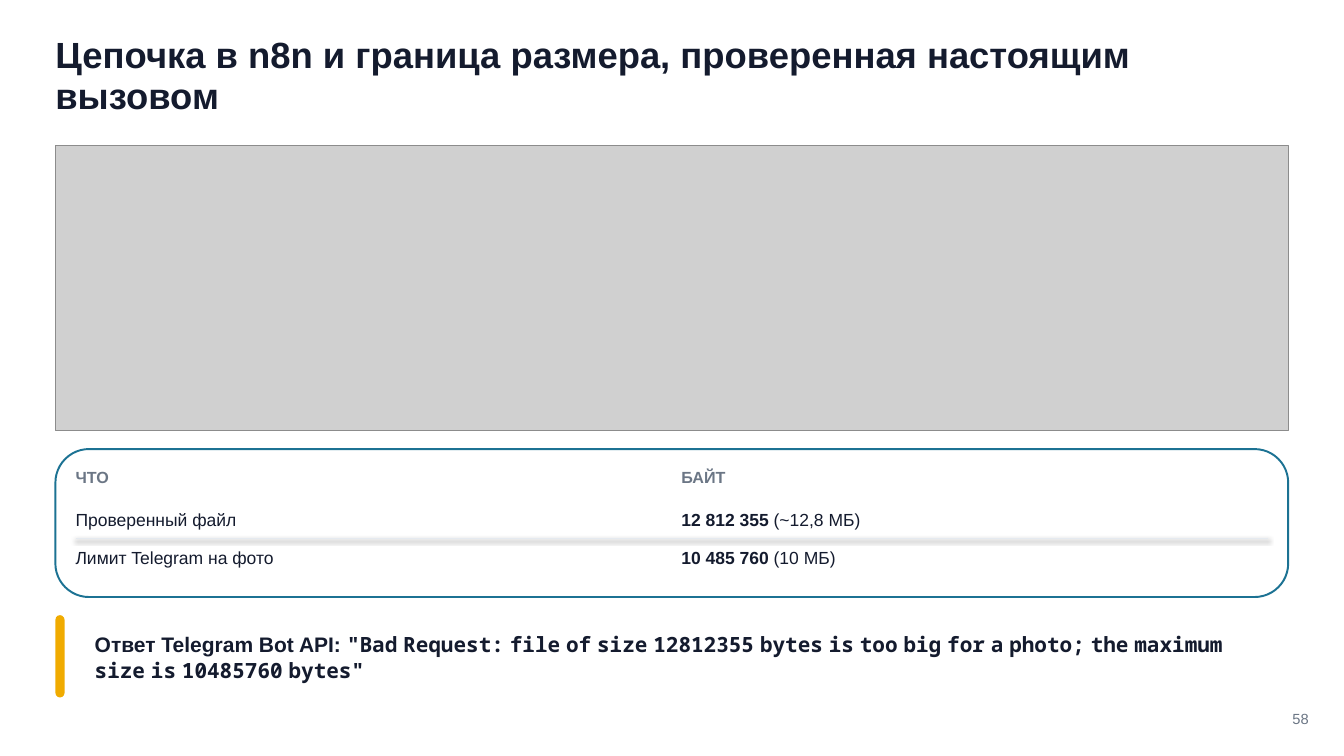
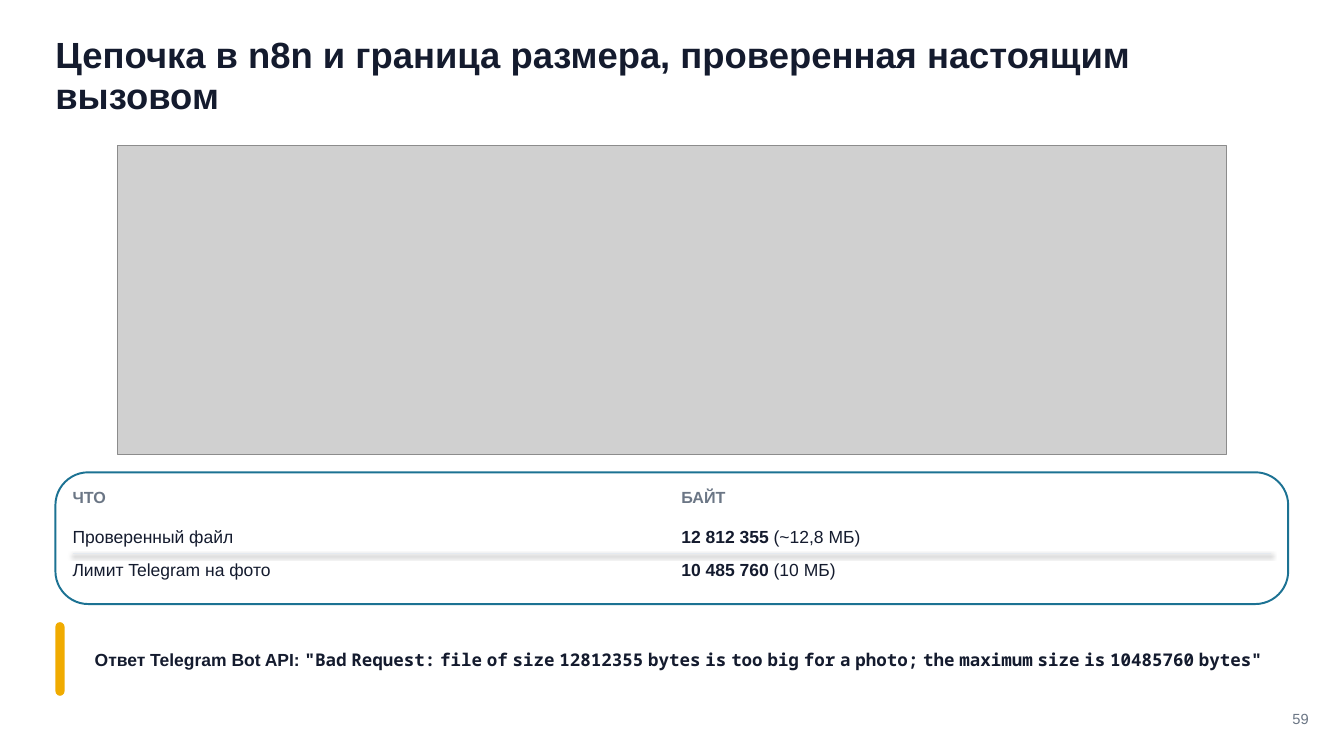
Before and after one commit to tellina-study/AI-usage-lessons, a slide deck: slide 59 of library/seminars/sem-08/rendered/sem-08.pptx (slide 58 before the commit). Drawn at 1344x756 pixels with LibreOffice and Linux fonts; fonts in the diff are those of the drawing; grey boxes stand for pictures. Boxes give left, top, right and bottom in pixels: in the first picture for what was removed or moved away, otherwise in the second. Text is boxed around its words. In the diff, an @@ line names an element or a change of style, - is before the commit and + after.

```diff
--- a/library/seminars/sem-08/rendered/sem-08.pptx
+++ b/library/seminars/sem-08/rendered/sem-08.pptx
@@ picture: place and size @@
-picture at <box>55,145,1289,431</box>
+picture at <box>118,145,1227,454</box>
@@ rounded rectangle: place and size @@
-rounded rectangle at <box>55,450,1289,598</box>
+rounded rectangle at <box>55,473,1289,605</box>
@@ rounded rectangle at <box>55,473,1289,605</box>: proportions changed @@
@@ text "ЧТО": place and size @@
-text "ЧТО" at <box>76,472,109,483</box>
+text "ЧТО" at <box>73,492,106,503</box>
@@ text "БАЙТ": place and size @@
-text "БАЙТ" at <box>681,470,725,483</box>
+text "БАЙТ" at <box>681,490,725,503</box>
@@ text "Проверенный файл": place and size @@
-text "Проверенный файл" at <box>76,513,236,530</box>
+text "Проверенный файл" at <box>73,530,233,547</box>
@@ line spacing 14.4pt to 13.6pt in 4 elements at <box>73,563,270,580</box>, <box>681,563,836,580</box>, <box>73,530,233,547</box>, <box>681,530,861,547</box> @@
@@ text "12 812 355 (~12,8 МБ)": place and size @@
-text "12 812 355 (~12,8 МБ)" at <box>681,513,861,530</box>
+text "12 812 355 (~12,8 МБ)" at <box>681,530,861,547</box>
@@ text "Лимит Telegram на фото": place and size @@
-text "Лимит Telegram на фото" at <box>76,551,273,568</box>
+text "Лимит Telegram на фото" at <box>73,563,270,580</box>
@@ line moved from (76, 538) - (1268, 538) to (73, 554) - (1271, 554) @@
@@ text "10 485 760 (10 МБ)": place and size @@
-text "10 485 760 (10 МБ)" at <box>681,551,836,568</box>
+text "10 485 760 (10 МБ)" at <box>681,563,836,580</box>
@@ rounded rectangle: place and size @@
-rounded rectangle at <box>55,615,65,698</box>
+rounded rectangle at <box>55,622,65,696</box>
@@ text "Ответ Telegram Bot API: "Bad ...": place and size @@
-text "Ответ Telegram Bot API: "Bad ..." at <box>95,635,1222,683</box>
+text "Ответ Telegram Bot API: "Bad ..." at <box>95,652,1262,671</box>
@@ text "Ответ Telegram Bot API: "Bad ..." at <box>95,652,1262,671</box>: size 15 to 12.5 pt; line spacing 18.6pt to 15.5pt @@
```
Also in this commit, not shown: 34 other slides changed, 1 slide added, 19 other files.
